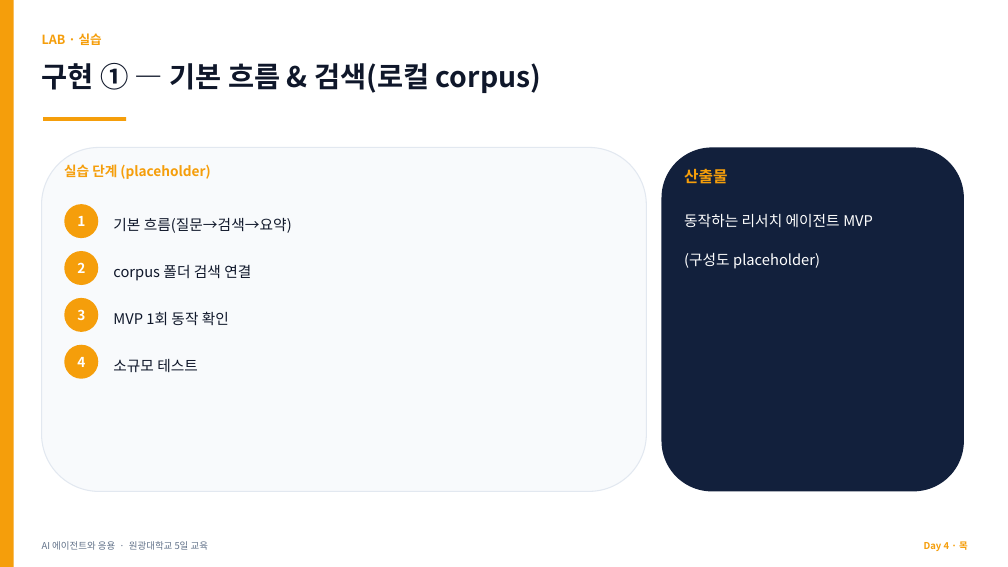
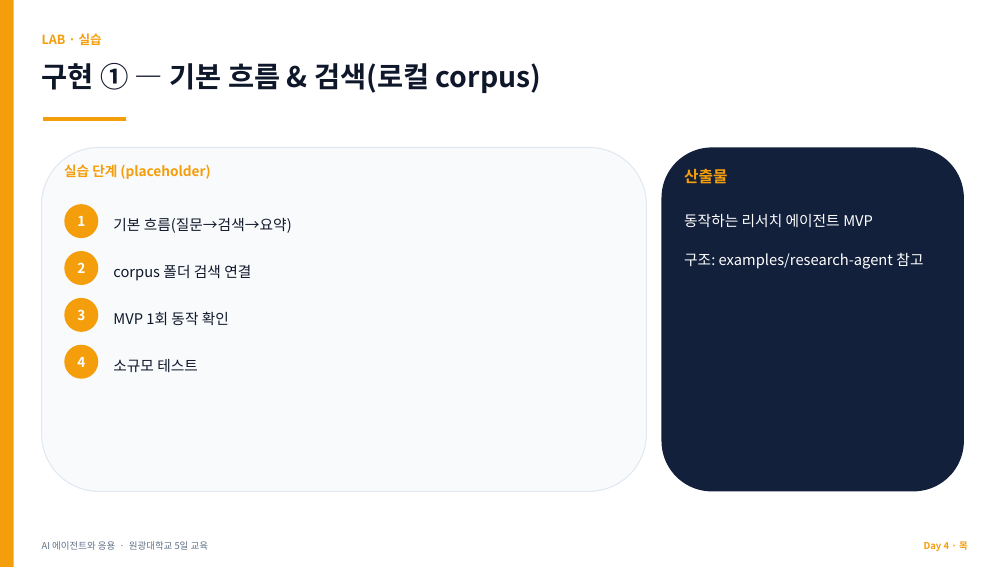
Before and after one commit to jyshin-22/wku-ai-agent-program, a slide deck: slide 10 of slides/day4.pptx. Drawn at 1008x567 pixels with LibreOffice and Linux fonts; fonts in the diff are those of the drawing. Boxes give left, top, right and bottom in pixels: in the first picture for what was removed or moved away, otherwise in the second. Text is boxed around its words. In the diff, an @@ line names an element or a change of style, - is before the commit and + after.

```diff
--- a/slides/day4.pptx
+++ b/slides/day4.pptx
@@ text at <box>684,214,923,269</box>: text changed @@
-동작하는 리서치 에이전트 MVP
-(구성도 placeholder)
+동작하는 리서치 에이전트 MVP
+구조: examples/research-agent 참고
```
Also in this commit, not shown: 3 other slides changed, 11 other files.
